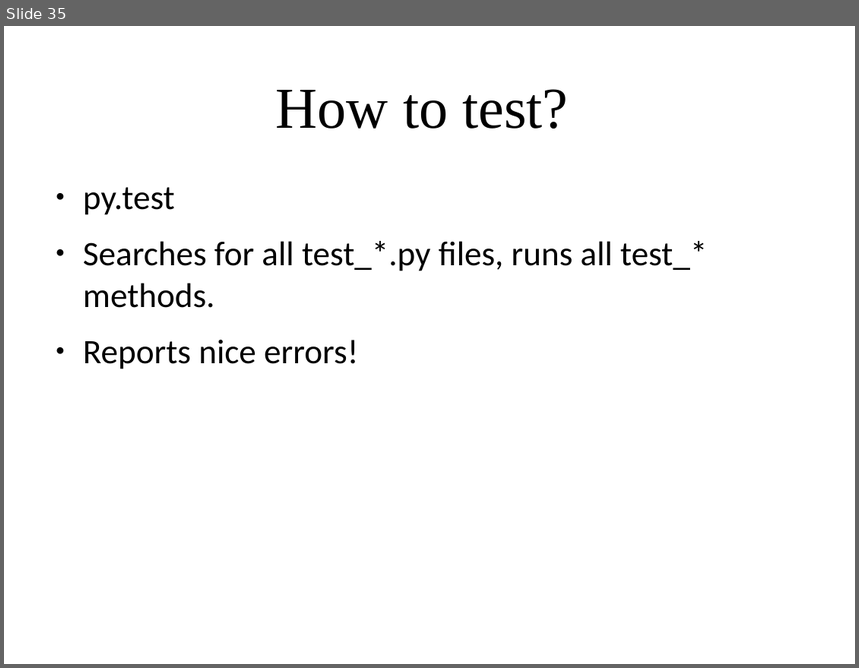
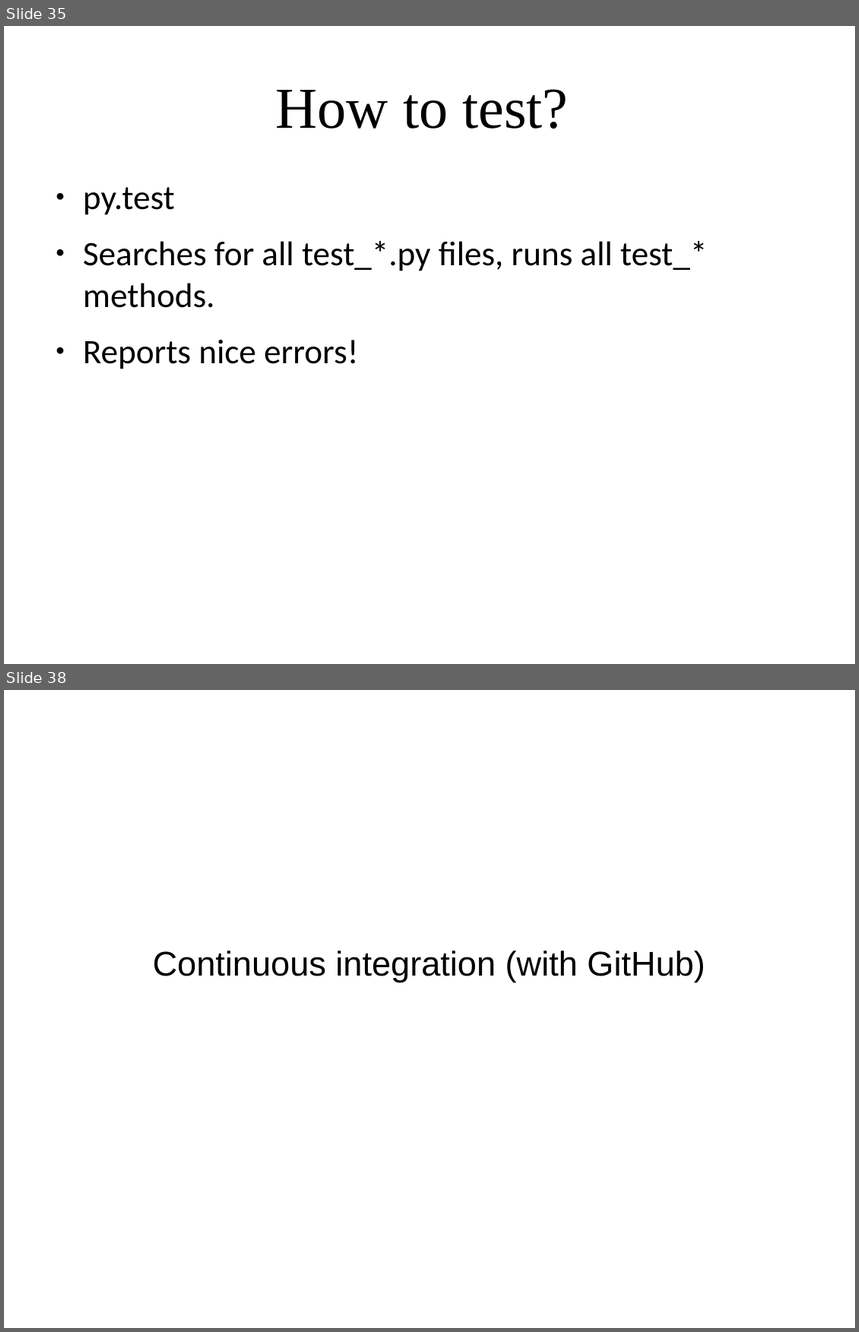
Before and after one commit to amueller/applied_ml_spring_2017, a slide deck: slides/aml-02-012317.odp. Shown one above the other, each under a label of ours: slide 35 before the commit, slides 35 and 38 after it; the slides between them are not shown. The pictures are 859x668 and 859x1332 pixels, drawn with LibreOffice and Linux fonts; fonts in the diff are those of the drawing. Boxes give left, top, right and bottom in pixels: in the first picture for what was removed or moved away, otherwise in the second. Text is boxed around its words. In the diff, an @@ line names an element or a change of style, - is before the commit and + after.

```diff
--- a/slides/aml-02-012317.odp
+++ b/slides/aml-02-012317.odp
@@ slide 38 added at [4,690,855,1328], background #FFFFFF @@
@@ subtitle added at [153,951,705,983], 32 pt, text #000000 @@
+Continuous integration (with GitHub)
```
Also in this commit, not shown: 13 other slides added.
